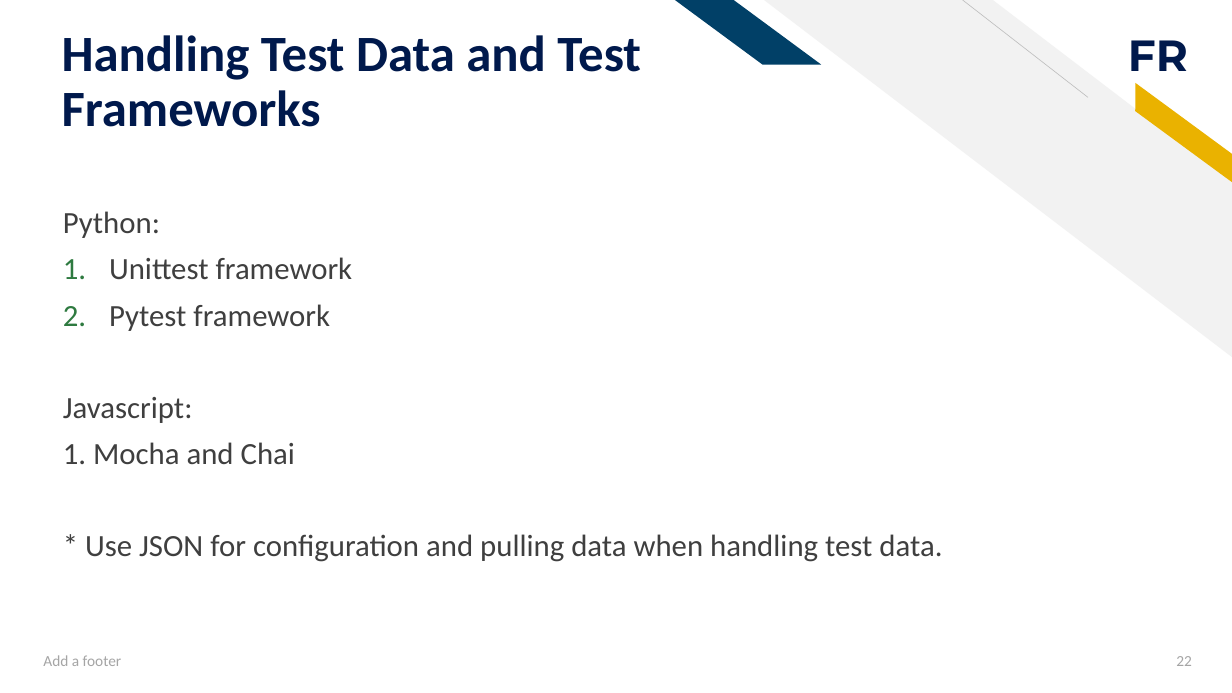
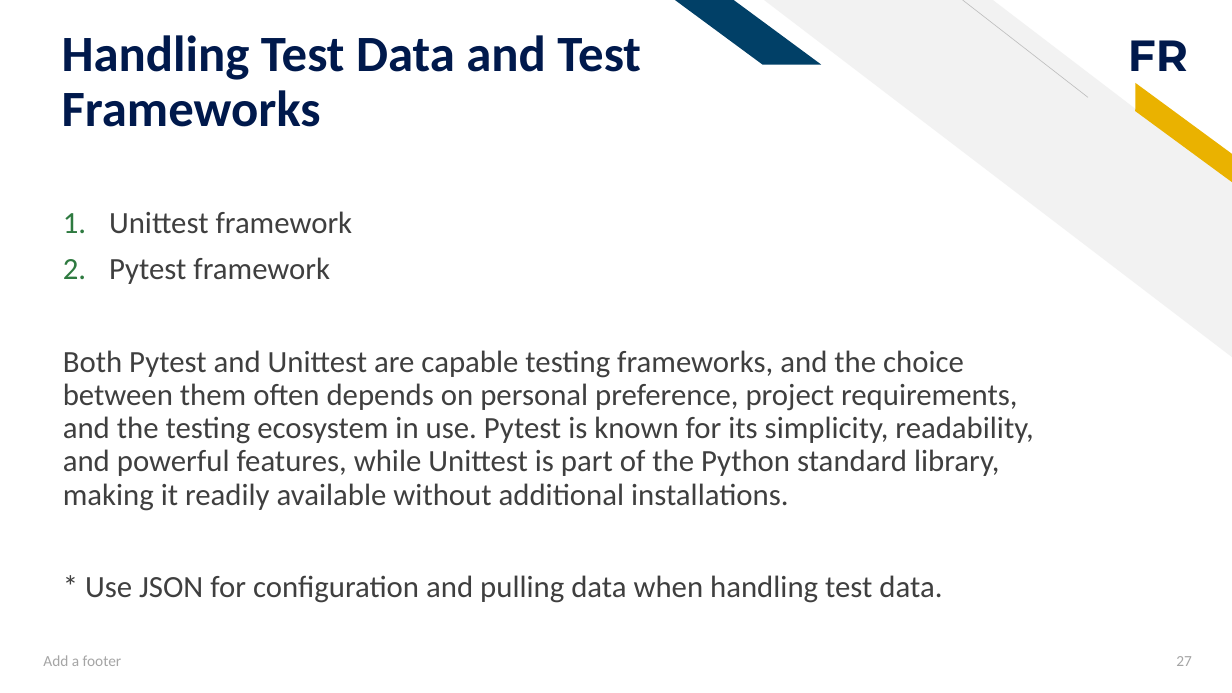
Before and after one commit to ivymorenomt/TestConferenceGuild, a slide deck: slide 27 of docs/From Manual to Automation.pptx (slide 22 before the commit). Drawn at 1232x693 pixels with LibreOffice and Linux fonts; fonts in the diff are those of the drawing. Boxes give left, top, right and bottom in pixels: in the first picture for what was removed or moved away, otherwise in the second. Text is boxed around its words. In the diff, an @@ line names an element or a change of style, - is before the commit and + after.

```diff
--- a/docs/From Manual to Automation.pptx
+++ b/docs/From Manual to Automation.pptx
@@ text at box(63, 211, 160, 238): paragraph removed @@
-Python:
@@ text at box(63, 350, 1033, 511): text changed @@
-Javascript:
-1. Mocha and Chai
+Both Pytest and Unittest are capable testing frameworks, and the choice between them often depends on personal preference, project requirements, and the testing ecosystem in use. Pytest is known for its simplicity, readability, and powerful features, while Unittest is part of the Python standard library, making it readily available without additional installations.
@@ page number at box(1176, 656, 1192, 666): text changed @@
-22
+27
```
Also in this commit, not shown: 14 other slides changed, 10 slides added, 2 slides removed, 4 other files.
